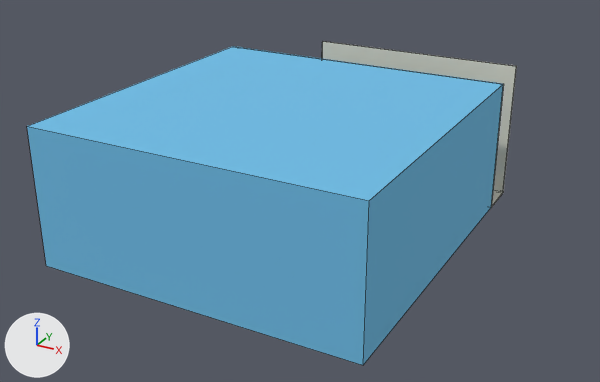
The Blender file blend_files/halloween_2024/05_ghost.blend as it was, and as the next commit left it.
Rendered twice from a 50 mm lens placed at (11.7, -26.9, 17.3), pointed at (-5.2, 3.8, 1.9). The lights are fixed; the arrows at lower left show +X, +Y and +Z. Mesh edges are drawn as thin lines.

Names of what the first picture shows: 'Cube', 'couloir'.
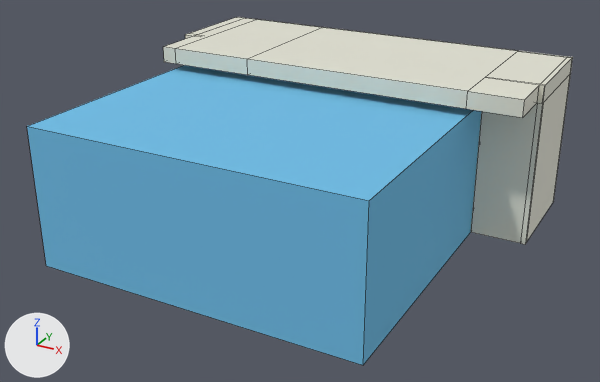
Location of each change, [x1, y1, x2, y2] in pixels of the pictures (600 x 382 px):
'couloir', reshaped
    before: [322, 41, 517, 208]
    after: [163, 17, 573, 244]
part 1 of me_cube_005, built on
    before: [322, 41, 517, 191]
    after: [163, 17, 573, 244]

Patch to the scene script:
```diff
--- a/blend_files/halloween_2024/05_ghost.blend.py
+++ b/blend_files/halloween_2024/05_ghost.blend.py
@@ me_cube_005 @@
 # used by ob_couloir; location = (-3.63, 12.21, -0.33); scale = (-5.37, 1.0, 0.0468)
-me_cube_005.from_pydata(...)  # 16 vertices, 14 faces; spans x -1.0..1.0, y -1.0..1.1, z -1.0..144.9
+me_cube_005.from_pydata(...)  # 98 vertices, 96 faces; spans x -1.5..2.0, y -6.7..1.1, z -1.0..161.3
+# me_cube_005 part 1
+# 3 faces are deleted
+# 47 vertices are added at x -1.5..2.0, y -4.4..1.1, z 0.8..161.3
+# 5 new vertices lie (0.0, 0.0, 16.4) away from vertices in x -1.4..1.8, y 1.0..1.1, z 144.9
+# 5 new vertices lie (0.0, -5.2, -0.1) away from vertices in x -1.5..-1.4, y 1.0, z 0.9..161.3
+# 5 new vertices lie (0.4, 0.0, 0.0) away from vertices in x -1.4, y -4.3..-4.2, z 0.8..161.2
+# 5 new vertices lie (0.0, -4.6, 0.0) away from vertices in x 1.9..2.0, y 1.0, z 0.9..161.3
+# 5 new vertices lie (0.0, -7.7, 0.0) away from vertices in x -1.4..1.9, y 1.0, z 144.9
+# 5 new vertices lie (0.0, -7.6, 0.0) away from vertices in x -1.4..1.9, y 1.0, z 161.3
+# 5 new vertices lie (0.0, 0.0, 144.0) away from vertices in x -1.5..2.0, y -4.2..1.0, z 0.8..0.9
+# 85 new faces join them
 me_cube_005.materials.append(mat_couloir)
```
